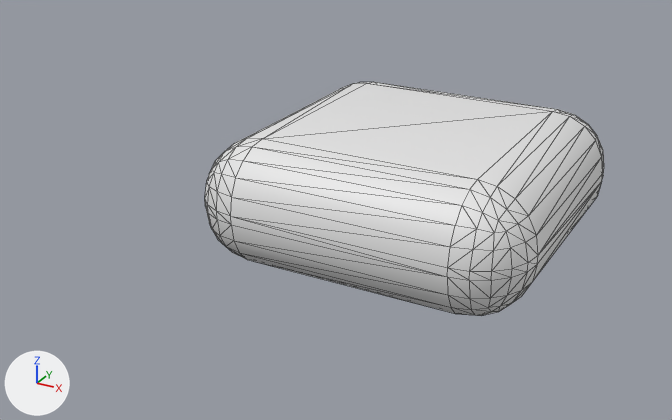
The glTF model art/bubble_platform.glb as it was, and as the next commit left it.
One viewpoint serves both versions: a 50 mm lens placed at (2.53, -4.88, 2.14), pointed at (-0.07, -0.15, -0.22). Arrows for +X, +Y and +Z are at lower left; the lights stay in place. Mesh edges are drawn as thin lines. Vertices at the same position are counted once.

In view in the first picture: 'BubblePlatform'.
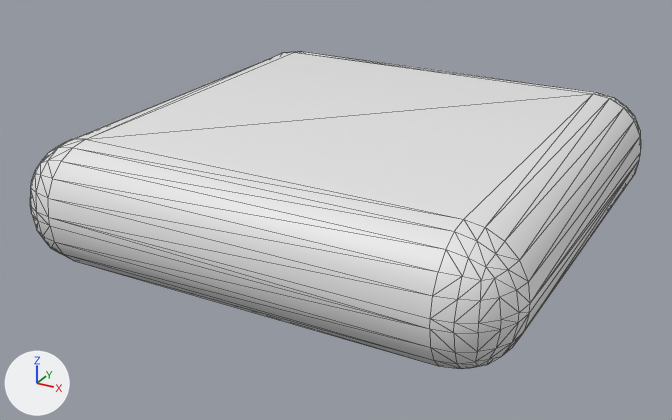
Commit message: Modify bubble platform behavior.

Where the change shows, as pixel boxes [x1, y1, x2, y2] in the pictures (672 x 420 px; the box of a moved part takes in the faces that stretch with it):
'BubblePlatform', reshaped, moved (53% wider, 36% taller): before [205, 82, 604, 316]; after [30, 51, 641, 369]
part 1 of me_bubbleplatform, moved or reshaped: before [205, 138, 262, 259]; after [30, 139, 85, 260]
part 2 of me_bubbleplatform, moved or reshaped: before [236, 82, 371, 143]; after [73, 51, 301, 139]
part 3 of me_bubbleplatform, moved or reshaped: before [231, 139, 538, 316]; after [48, 139, 530, 369]
part 4 of me_bubbleplatform, moved or reshaped: before [263, 82, 604, 289]; after [86, 51, 641, 332]

Diff of the bpy script that builds the scene:
```diff
--- a/art/bubble_platform.glb.py
+++ b/art/bubble_platform.glb.py
@@ me_bubbleplatform @@
 me_bubbleplatform.from_pydata(...)  # 216 vertices, 428 faces; spans x -1.0..1.0, y -1.0..1.0, z -0.38..0.38
 # used by ob_bubbleplatform; location = (0.378, 0.0, 0.0)
+# me_bubbleplatform part 1: all 54 vertices in x -1.0..-0.65, y -1.0..-0.65, z -0.38..0.38 are moved by (-0.5, -0.5, 0.0)
+# me_bubbleplatform part 2: all 54 vertices in x -1.0..-0.65, y 0.65..1.0, z -0.38..0.38 are moved by (-0.5, 0.5, 0.0)
+# me_bubbleplatform part 3: all 54 vertices in x 0.65..1.0, y -1.0..-0.65, z -0.38..0.38 are moved by (0.5, -0.5, 0.0)
+# me_bubbleplatform part 4: all 54 vertices in x 0.65..1.0, y 0.65..1.0, z -0.38..0.38 are moved by (0.5, 0.5, 0.0)
@@ ob_bubbleplatform @@
 ob_bubbleplatform = bpy.data.objects.new('BubblePlatform', me_bubbleplatform)
-ob_bubbleplatform.location = (0.378, 0.0, 0.0)
+ob_bubbleplatform.location = (0.0, 0.0, 0.0)
```
